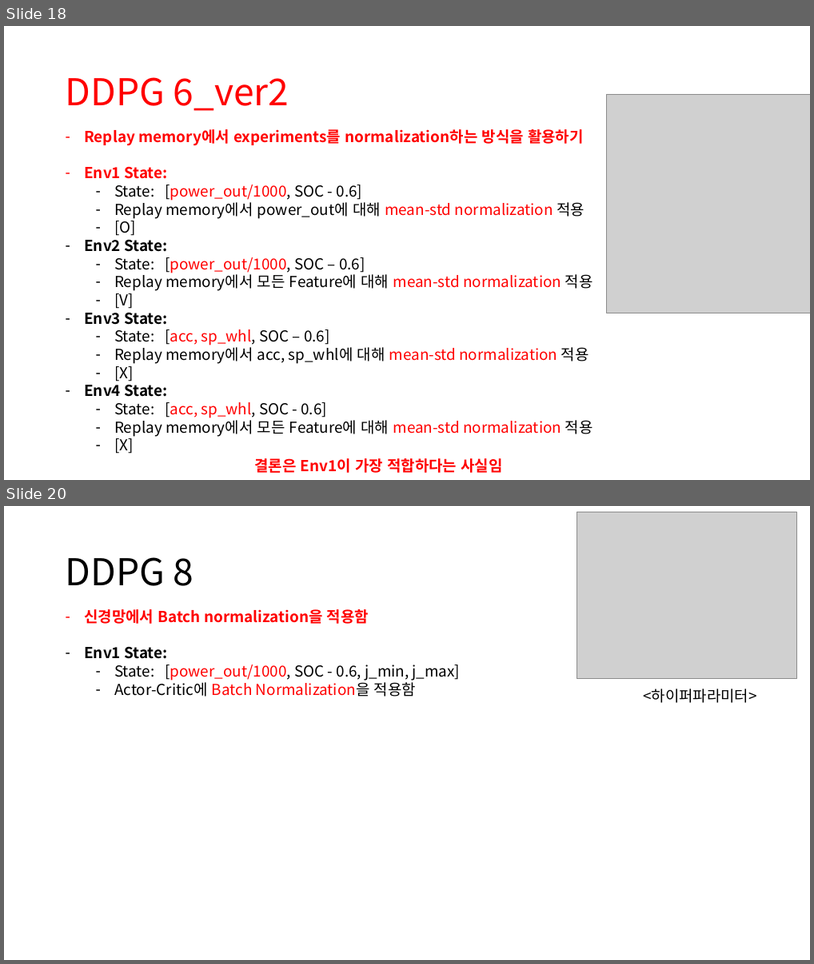
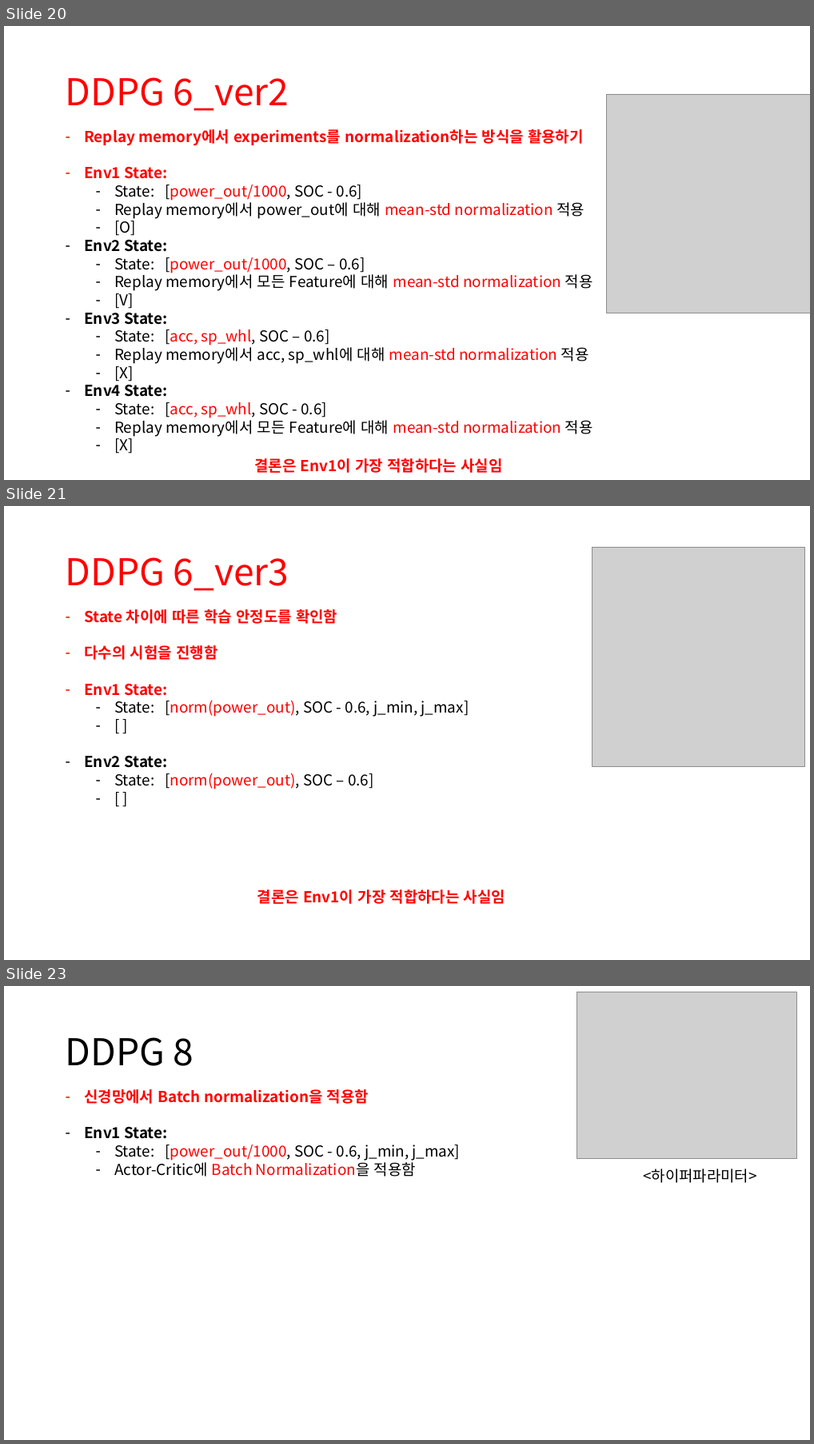
Before and after one commit to zidane89/experiment, a slide deck: 실험정리.pptx. Shown one above the other, each under a label of ours: slides 18 and 20 before the commit, slides 20, 21 and 23 after it; the slides between them are not shown. The pictures are 814x964 and 814x1444 pixels, drawn with LibreOffice and Linux fonts; fonts in the diff are those of the drawing; grey boxes stand for pictures. Boxes give left, top, right and bottom in pixels: in the first picture for what was removed or moved away, otherwise in the second. Text is boxed around its words. In the diff, an @@ line names an element or a change of style, - is before the commit and + after.

```diff
--- a/실험정리.pptx
+++ b/실험정리.pptx
@@ slide 21 added at <box>4,506,810,960</box>, background #FFFFFF @@
@@ picture added at <box>593,547,806,766</box> @@
@@ title added at <box>66,557,289,591</box>, 44 pt, text #FF0000 @@
+DDPG 6_ver3
@@ text added at <box>84,609,470,789</box>, 18 pt, text #FF0000 @@
+– State 차이에 따른 학습 안정도를 확인함
+– 다수의 시험을 진행함
+– Env1 State:
+  – State: [norm(power_out), SOC - 0.6, j_min, j_max]
+  – [ ]
+– Env2 State:
+  – State: [norm(power_out), SOC – 0.6]
+  – [ ]
@@ text added at <box>258,889,506,904</box>, 18 pt, text #FF0000, bold @@
+결론은 Env1이 가장 적합하다는 사실임
@@ what was slide 18 is now slide 20 @@
@@ what was slide 20 is now slide 23 @@
```
Also in this commit, not shown: 4 slides changed, 2 other slides added, 6 other files.
